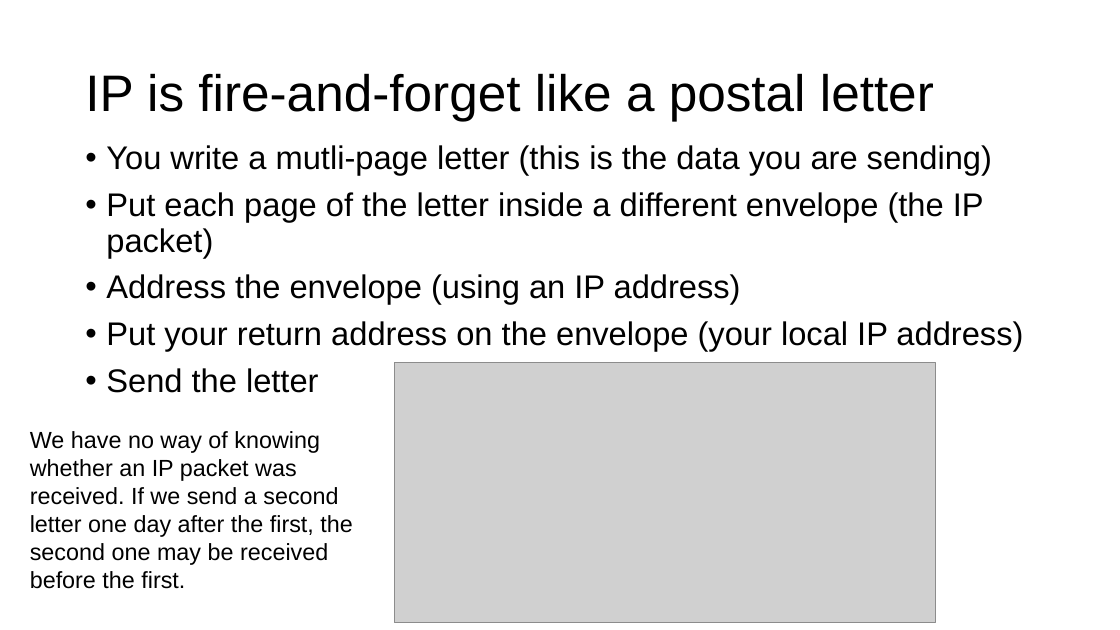
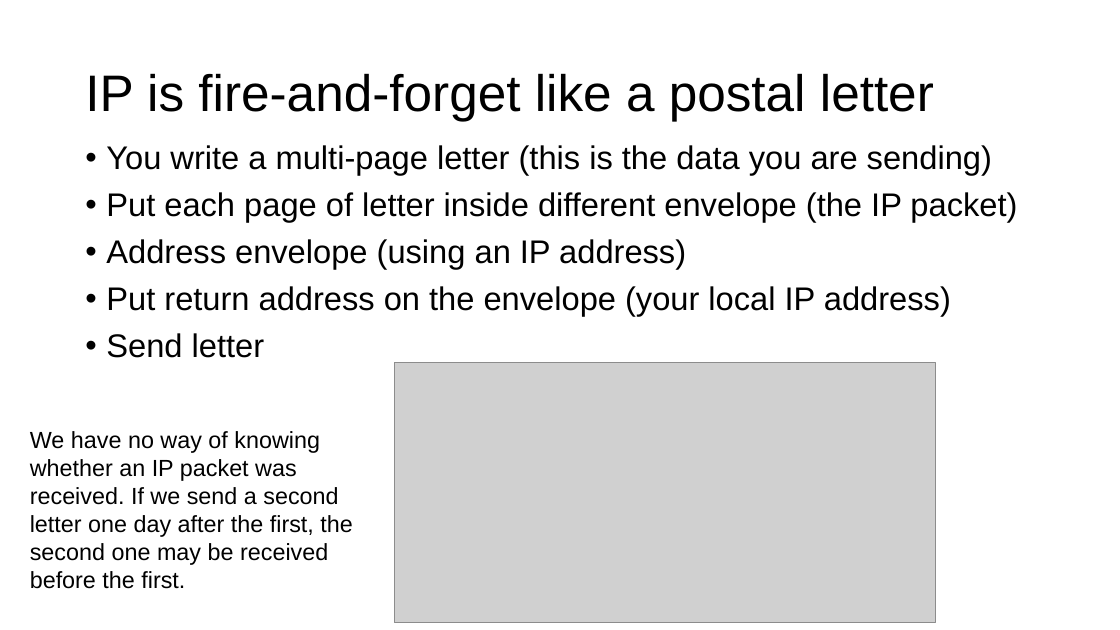
Before and after one commit to parrt/msds692, a slide deck: slide 9 of notes/sockets.pptx. Drawn at 1120x630 pixels with LibreOffice and Linux fonts; fonts in the diff are those of the drawing; grey boxes stand for pictures; background and template pictures are left out. Boxes give left, top, right and bottom in pixels: in the first picture for what was removed or moved away, otherwise in the second. Text is boxed around its words. In the diff, an @@ line names an element or a change of style, - is before the commit and + after.

```diff
--- a/notes/sockets.pptx
+++ b/notes/sockets.pptx
@@ text at <box>106,145,1017,358</box>: text changed @@
-• You write a mutli-page letter (this is the data you are sending)
-• Put each page of the letter inside a different envelope (the IP packet)
-• Address the envelope (using an IP address)
-• Put your return address on the envelope (your local IP address)
-• Send the letter
+• You write a multi-page letter (this is the data you are sending)
+• Put each page of letter inside different envelope (the IP packet)
+• Address envelope (using an IP address)
+• Put return address on the envelope (your local IP address)
+• Send letter
```
Also in this commit, not shown: 6 other slides changed, 1 slide added, 1 slide removed, 1 other file.
